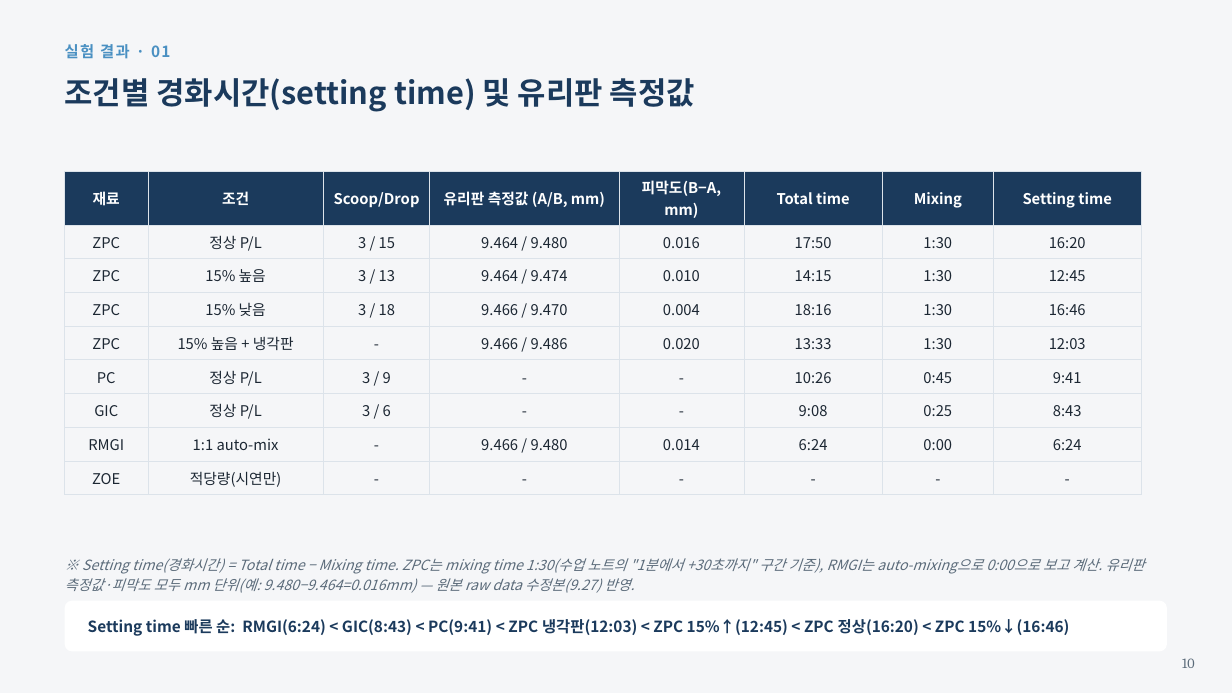
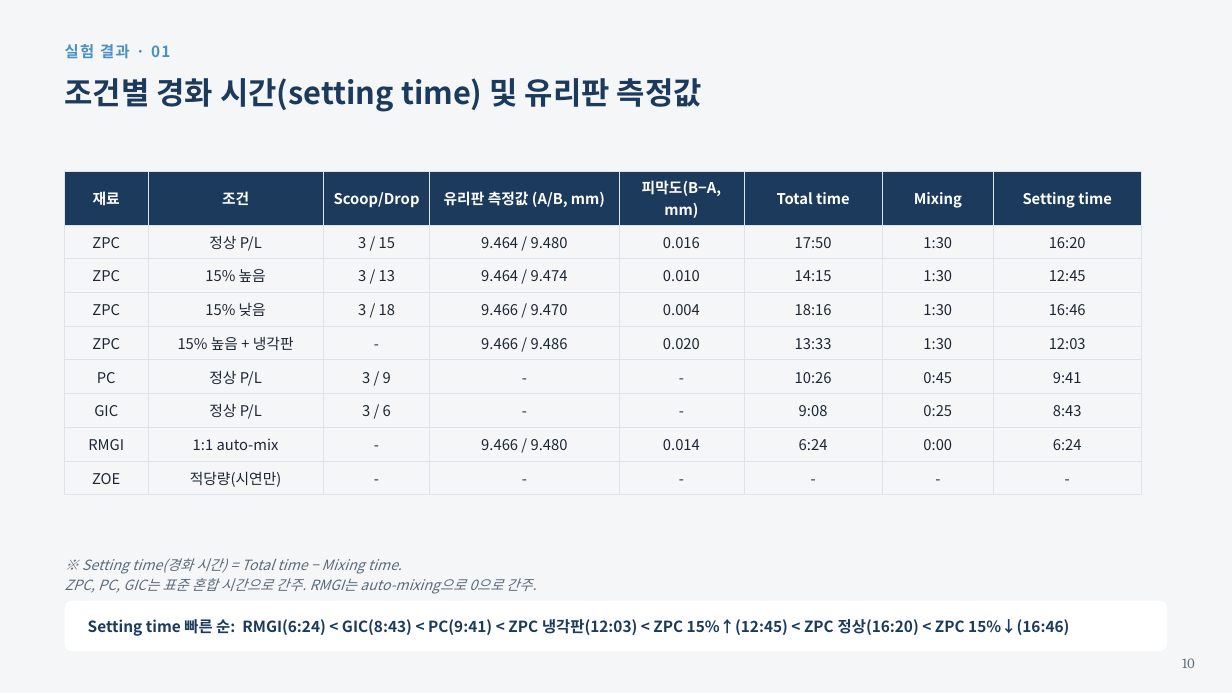
Before and after one commit to yojokem/-, a slide deck: slide 10 of 수복치과재료학실험/수복치과재료학실험_DentalCements_20260922.pptx. Drawn at 1232x693 pixels with LibreOffice and Linux fonts; fonts in the diff are those of the drawing. Boxes give left, top, right and bottom in pixels: in the first picture for what was removed or moved away, otherwise in the second. Text is boxed around its words. In the diff, an @@ line names an element or a change of style, - is before the commit and + after.

```diff
--- a/수복치과재료학실험/수복치과재료학실험_DentalCements_20260922.pptx
+++ b/수복치과재료학실험/수복치과재료학실험_DentalCements_20260922.pptx
@@ text at (65, 78, 702, 112): spaces changed @@
-조건별 경화시간(setting time) 및 유리판 측정값
+조건별 경화 시간(setting time) 및 유리판 측정값
@@ text at (65, 558, 536, 594): text changed @@
-※ Setting time(경화시간) = Total time − Mixing time. ZPC는 mixing time 1:30(수업 노트의 "1분에서 +30초까지" 구간 기준), RMGI는 auto-mixing으로 0:00으로 보고 계산. 유리판 측정값·피막도 모두 mm 단위(예: 9.480−9.464=0.016mm) — 원본 raw data 수정본(9.27) 반영.
+※ Setting time(경화 시간) = Total time − Mixing time.
+ZPC, PC, GIC는 표준 혼합 시간으로 간주. RMGI는 auto-mixing으로 0으로 간주.
```
Also in this commit, not shown: 11 other slides changed, 3 other files.
